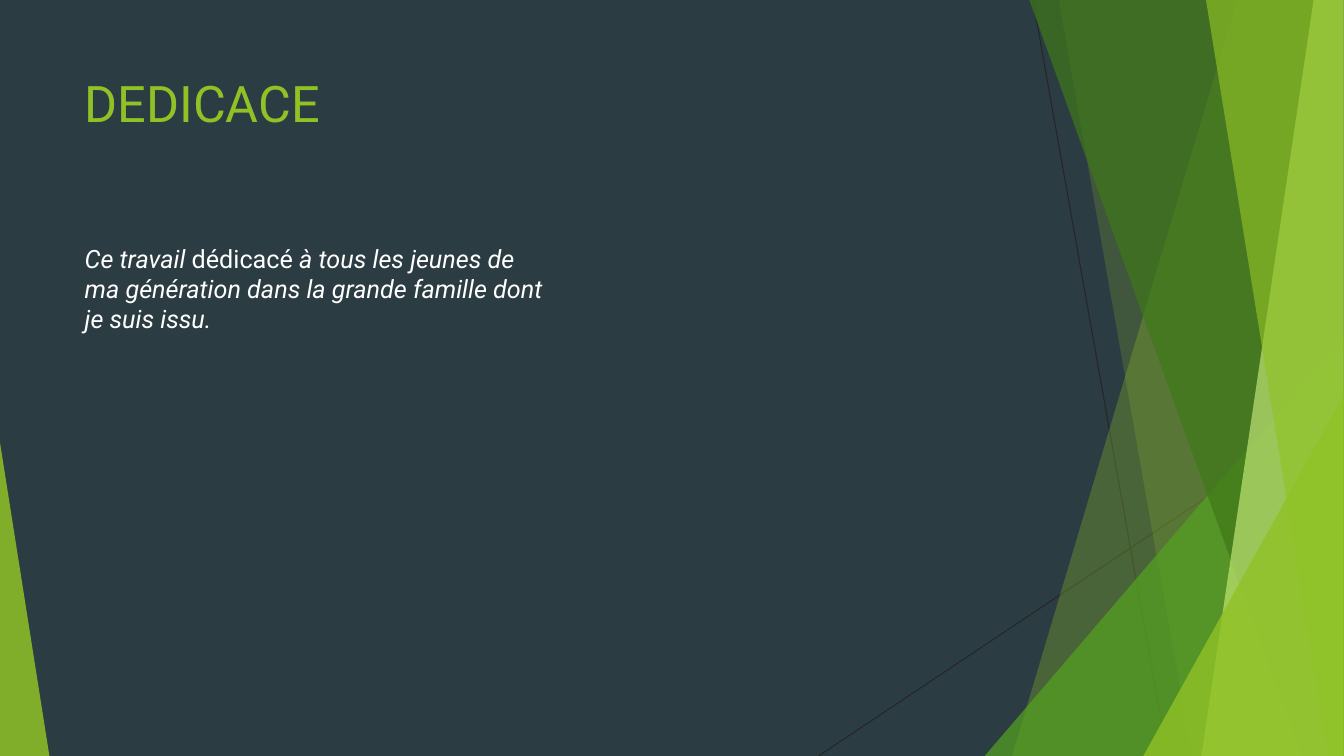
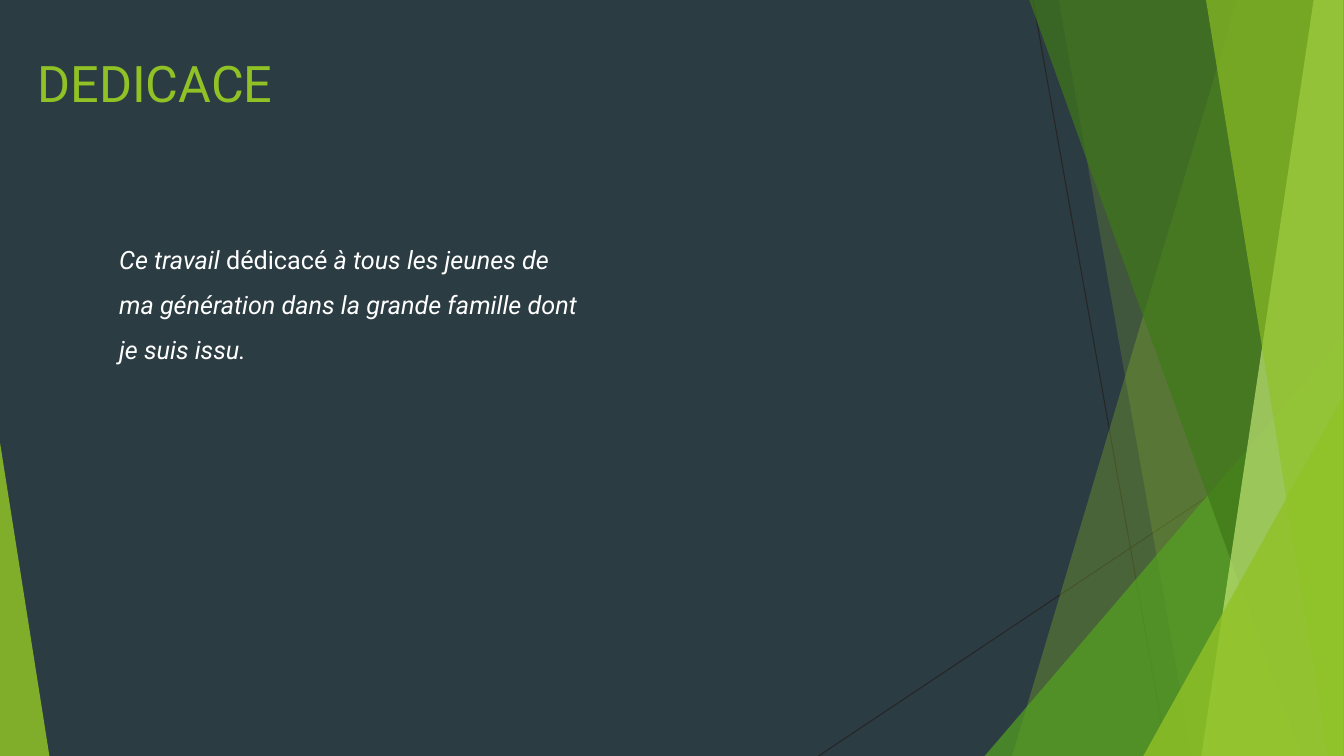
Before and after one commit to HeroNational/crowdfunding-App, a slide deck: slide 2 of rapport de stage/RApport de stage Slides.pptx. Drawn at 1344x756 pixels with LibreOffice and Linux fonts; fonts in the diff are those of the drawing. Boxes give left, top, right and bottom in pixels: in the first picture for what was removed or moved away, otherwise in the second. Text is boxed around its words. In the diff, an @@ line names an element or a change of style, - is before the commit and + after.

```diff
--- a/rapport de stage/RApport de stage Slides.pptx
+++ b/rapport de stage/RApport de stage Slides.pptx
@@ title "DEDICACE": place and size @@
-title "DEDICACE" at <box>85,86,320,123</box>
+title "DEDICACE" at <box>37,66,272,103</box>
@@ text "Ce travail dédicacé à tous ...": place and size @@
-text "Ce travail dédicacé à tous ..." at <box>85,249,542,333</box>
+text "Ce travail dédicacé à tous ..." at <box>119,250,577,364</box>
@@ text "Ce travail dédicacé à tous ..." at <box>119,250,577,364</box>: line spacing 1 to 1.5 @@
```
Also in this commit, not shown: 1 other slide changed, 11 slides added, 4 other files.
